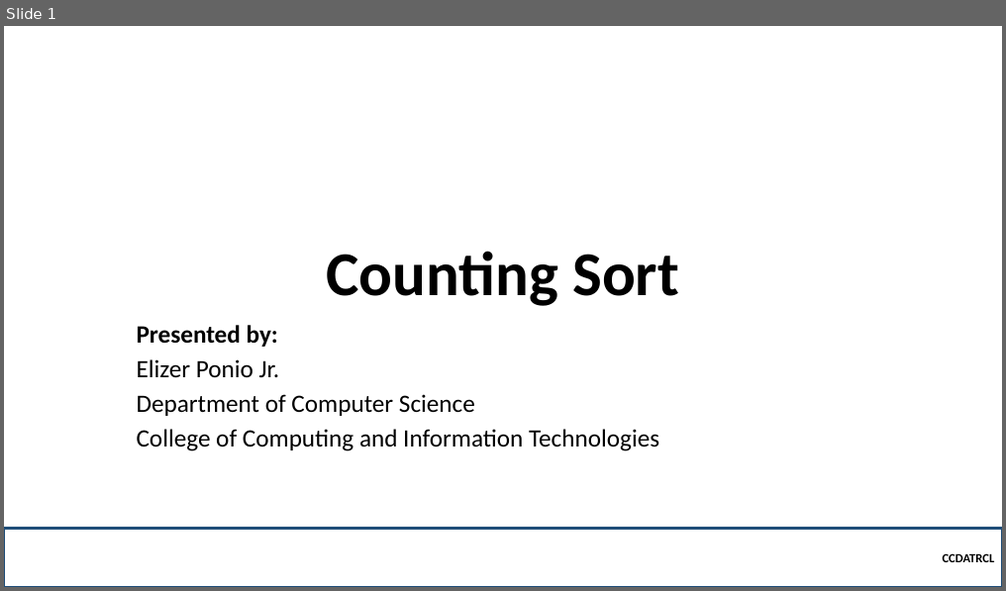
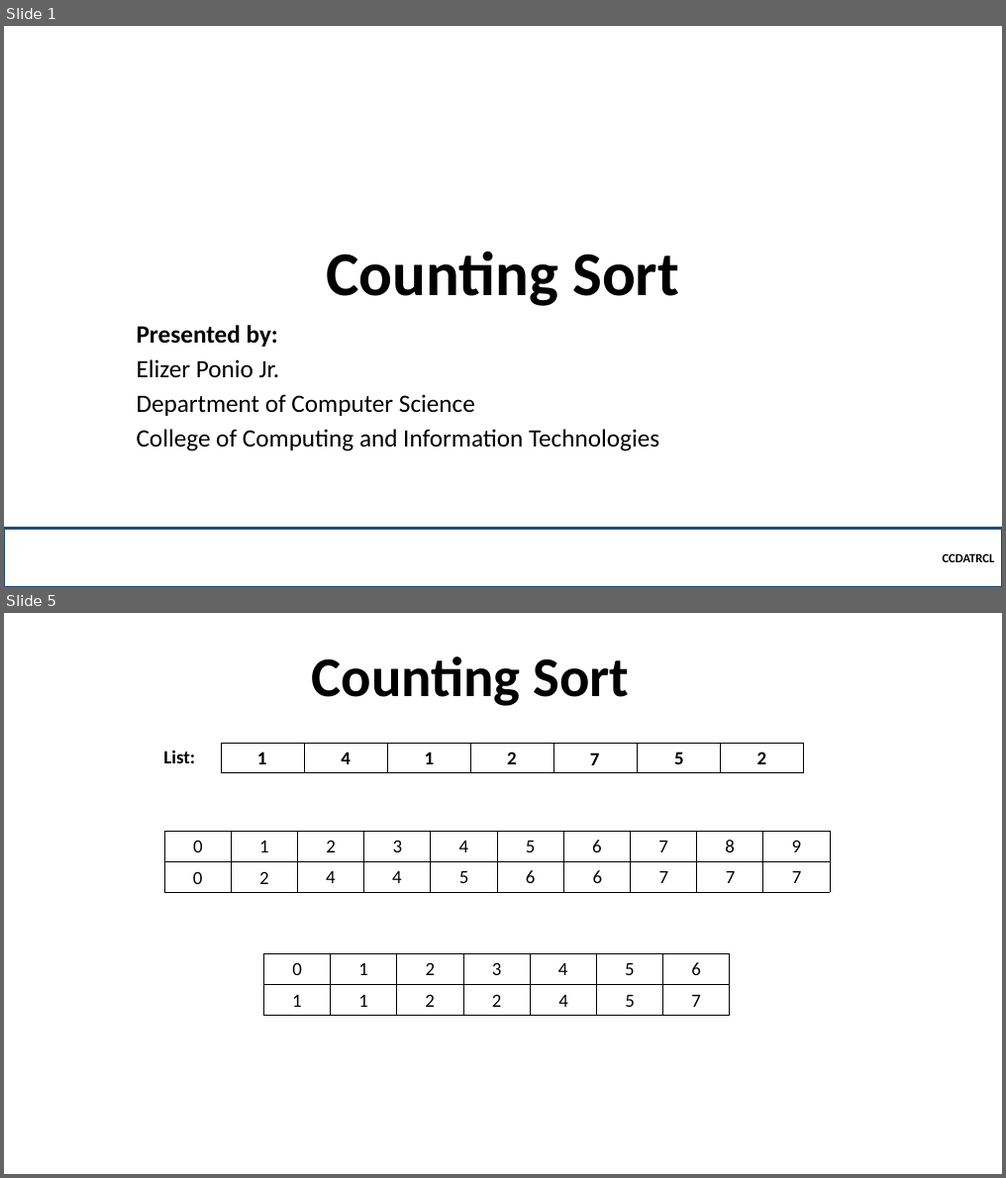
Before and after one commit to robitussin/CCDATRCL, a slide deck: 5 - Sorting Algorithms/Counting Sort.pptx. Shown one above the other, each under a label of ours: slide 1 before the commit, slides 1 and 5 after it; the slides between them are not shown. The pictures are 1006x591 and 1006x1178 pixels, drawn with LibreOffice and Linux fonts; fonts in the diff are those of the drawing; background and template pictures are left out. Boxes give left, top, right and bottom in pixels: in the first picture for what was removed or moved away, otherwise in the second. Text is boxed around its words. In the diff, an @@ line names an element or a change of style, - is before the commit and + after.

Commit message:
added counting sort

```diff
--- a/5 - Sorting Algorithms/Counting Sort.pptx
+++ b/5 - Sorting Algorithms/Counting Sort.pptx
@@ slide 5 added at [4,613,1002,1174], background picture (left out) @@
@@ title added at [312,657,630,706], 54 pt, text #000000, bold @@
+Counting Sort
@@ table added at [138,743,803,773], 1 rows, 8 columns @@
+List: |  |  |  |  |  |  | 
@@ text added at [257,752,267,764], 18 pt, text #000000, bold @@
+1
@@ text added at [341,752,350,764], 18 pt, text #000000, bold @@
+4
@@ text added at [425,752,435,764], 18 pt, text #000000, bold @@
+1
@@ text added at [507,752,517,764], 18 pt, text #000000, bold @@
+2
@@ text added at [590,753,600,765], 18 pt, text #000000, bold @@
+7
@@ text added at [674,752,684,764], 18 pt, text #000000, bold @@
+5
@@ text added at [757,752,767,764], 18 pt, text #000000, bold @@
+2
@@ table added at [165,832,832,892], 2 rows, 10 columns @@
+0 | 1 | 2 | 3 | 4 | 5 | 6 | 7 | 8 | 9
+ |  |  |  |  |  |  |  |  | 
@@ text added at [193,871,203,884], 18 pt, text #000000 @@
+0
@@ text added at [259,871,269,884], 18 pt, text #000000 @@
+2
@@ text added at [326,871,336,883], 18 pt, text #000000 @@
+4
@@ text added at [392,871,402,883], 18 pt, text #000000 @@
+4
@@ text added at [459,871,469,883], 18 pt, text #000000 @@
+5
@@ text added at [526,870,536,883], 18 pt, text #000000 @@
+6
@@ text added at [593,870,603,883], 18 pt, text #000000 @@
+6
@@ text added at [659,871,669,883], 18 pt, text #000000 @@
+7
@@ text added at [726,871,736,883], 18 pt, text #000000 @@
+7
@@ text added at [792,871,802,883], 18 pt, text #000000 @@
+7
@@ table added at [263,955,731,1015], 2 rows, 7 columns @@
+0 | 1 | 2 | 3 | 4 | 5 | 6
+ |  |  |  |  |  | 
@@ text added at [292,995,302,1007], 18 pt, text #000000 @@
+1
@@ text added at [358,995,368,1007], 18 pt, text #000000 @@
+1
@@ text added at [425,994,435,1007], 18 pt, text #000000 @@
+2
@@ text added at [492,994,502,1007], 18 pt, text #000000 @@
+2
@@ text added at [558,995,568,1007], 18 pt, text #000000 @@
+4
@@ text added at [625,995,635,1007], 18 pt, text #000000 @@
+5
@@ text added at [691,995,701,1007], 18 pt, text #000000 @@
+7
```
Also in this commit, not shown: 3 slides changed, 1 other file.
